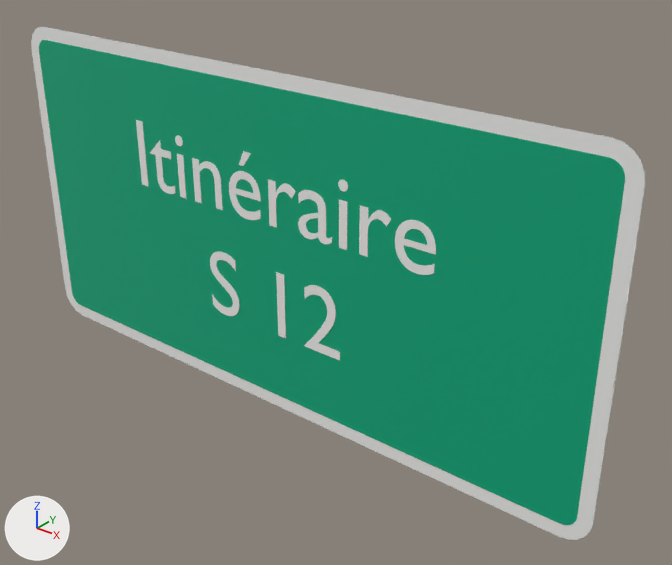
Before and after pictures for a commit that changed the glTF model panneaux/06_D_direction/D79b.glb.
The view is the same before and after, from a 50 mm camera at (0.802, -0.861, 0.521) aimed at (0.081, 0.04, -0.038). Arrows for +X, +Y and +Z are at lower left; the lights stay in place. The first picture is the older version. Where no turn or scale is listed for an object, it has been applied to the vertices. Vertices at exactly the same position are counted once.

Names of what the first picture shows: 'D79b_cadre00', 'D79b_fond01', 'D79b_txt02', 'D79b_txt03' and 1 more.
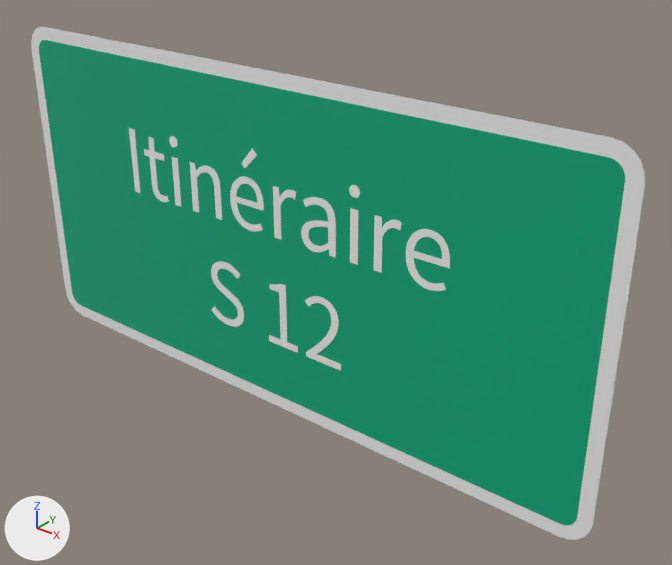
The change, as a diff of the scene's bpy script:
```diff
--- a/panneaux/06_D_direction/D79b.glb.py
+++ b/panneaux/06_D_direction/D79b.glb.py
@@ me_t_168 @@
 # used by ob_d79b_txt02; location = (0.0, -0.002, 0.083)
-me_t_168.from_pydata(...)  # 1418 vertices, 2796 faces; spans x -0.26..0.266, y 0.0, z -0.045..0.056
+me_t_168.from_pydata(...)  # 1374 vertices, 2708 faces; spans x -0.278..0.286, y 0.0, z -0.061..0.059
+# me_t_168 part 1: a new loose piece, a box spanning x 0.13827..0.15082, y -0.0002..0.0002, z -0.05948..0.0146, in mat_blanc_retro (white #f3f3f1)
+# me_t_168 part 2: the loose piece of 96 vertices spanning x 0.119..0.135, y 0.0, z 0.034..0.05 is turned 90 degrees about the y axis through its middle and scaled by 1.07, then moved by (0.018, 0.0, -0.004)
+# me_t_168 part 3: a new loose piece, a box spanning x -0.18779..-0.17524, y -0.0002..0.0002, z -0.05948..0.0146, in mat_blanc_retro (white #f3f3f1)
+# me_t_168 part 4: a new loose piece, a box spanning x -0.27797..-0.26542, y -0.0002..0.0002, z -0.05948..0.04052, in mat_blanc_retro (white #f3f3f1)
+# me_t_168 part 5: the loose piece of 198 vertices spanning x -0.074..-0.015, y 0.0, z -0.045..0.023 is rebuilt with 222 vertices and now spans x -0.073..-0.01, y 0.0, z -0.061..0.017
+# me_t_168 part 6: the loose piece of 116 vertices spanning x -0.234..-0.186, y 0.0, z -0.045..0.035 is rebuilt with 120 vertices and now spans x -0.248..-0.202, y 0.0, z -0.061..0.035
+# me_t_168 part 7: the loose piece of 114 vertices spanning x -0.145..-0.089, y 0.0, z -0.044..0.023 is rebuilt with 114 vertices and now spans x -0.15..-0.091, y 0.0, z -0.059..0.017
+# me_t_168 part 8: the loose piece of 110 vertices spanning x 0.153..0.201, y 0.0, z -0.044..0.023 is rebuilt with 110 vertices and now spans x 0.176..0.216, y 0.0, z -0.059..0.017
+# me_t_168 part 9: the loose piece of 8 vertices spanning x -0.053..-0.029, y 0.0, z 0.03..0.052 is rebuilt with 8 vertices and now spans x -0.048..-0.018, y 0.0, z 0.028..0.059
+# me_t_168 part 10: the loose piece of 8 vertices spanning x -0.26..-0.246, y 0.0, z -0.044..0.056 is deleted
+# me_t_168 part 11: the loose piece of 8 vertices spanning x -0.176..-0.163, y 0.0, z -0.044..0.022 is deleted
+# me_t_168 part 12: the loose piece of 8 vertices spanning x 0.12..0.133, y 0.0, z -0.044..0.022 is deleted
+# me_t_168 part 13: 1 vertex moved within x 0.04, y 0.0, z 0.005; 450 vertices removed from x 0.0..0.108, y 0.0, z -0.045..0.023; 354 vertices added at x 0.009..0.115, y 0.0, z -0.061..0.017
+# me_t_168 part 14: 194 vertices removed from x 0.207..0.266, y 0.0, z -0.045..0.023; 218 vertices added at x 0.223..0.286, y 0.0, z -0.061..0.016
+# me_t_168 part 15: 94 vertices removed from x -0.177..-0.162, y 0.0, z 0.034..0.05; 94 vertices added at x -0.19..-0.173, y 0.0, z 0.03..0.046
 me_t_168.materials.append(mat_blanc_retro)
@@ me_t_169 @@
 # used by ob_d79b_txt03; location = (0.0, -0.003, -0.083)
-me_t_169.from_pydata(...)  # 430 vertices, 848 faces; spans x -0.121..0.122, y 0.0, z -0.045..0.057
+me_t_169.from_pydata(...)  # 518 vertices, 1024 faces; spans x -0.125..0.125, y 0.0, z -0.061..0.042
+# me_t_169 part 16: a new loose piece of 44 vertices spanning x -0.008..0.047, y 0.0, z -0.059..0.041, in mat_blanc_retro (white #f3f3f1)
+# me_t_169 part 17: 242 vertices removed from x -0.121..-0.065, y 0.0, z -0.045..0.057; 294 vertices added at x -0.125..-0.056, y 0.0, z -0.061..0.042
+# me_t_169 part 18: 184 vertices removed from x 0.01..0.122, y 0.0, z -0.044..0.057; 176 vertices added at x 0.061..0.125, y 0.0, z -0.059..0.042
 me_t_169.materials.append(mat_blanc_retro)
```

Pixel boxes (x1, y1, x2, y2) of what changed, in the pictures (672 x 565 px; the box of a moved part takes in the faces that stretch with it):
'D79b_txt02', reshaped (7% wider): before (136, 120, 436, 275); after (129, 128, 450, 291)
'D79b_txt03', reshaped: before (210, 251, 340, 361); after (211, 261, 341, 371)
part 1 of me_t_168, added: after (350, 208, 358, 265)
part 2 of me_t_168, moved or reshaped: before (338, 179, 348, 192); after (349, 185, 360, 198)
part 3 of me_t_168, added: after (172, 157, 181, 207)
part 4 of me_t_168, added: after (129, 128, 141, 193)
part 5 of me_t_168, rebuilt (6% wider, 14% taller): before (229, 171, 261, 220); after (230, 176, 264, 232)
part 6 of me_t_168, rebuilt (20% taller): before (150, 140, 176, 194); after (144, 137, 169, 202)
part 7 of me_t_168, rebuilt (11% taller): before (192, 158, 223, 210); after (190, 162, 222, 220)
part 8 of me_t_168, rebuilt (9% narrower, 11% taller): before (359, 205, 391, 257); after (373, 215, 402, 273)
part 9 of me_t_168, rebuilt (31% wider, 31% taller): before (239, 151, 251, 166); after (241, 148, 257, 168)
part 10 of me_t_168, deleted: before (136, 120, 148, 186)
part 11 of me_t_168, deleted: before (177, 154, 186, 198)
part 12 of me_t_168, deleted: before (339, 200, 347, 250)
part 13 of me_t_168, moved or reshaped: before (268, 179, 332, 244); after (273, 186, 336, 258)
part 14 of me_t_168, moved or reshaped: before (395, 220, 436, 275); after (406, 229, 450, 291)
part 15 of me_t_168, moved or reshaped: before (175, 135, 183, 146); after (169, 136, 178, 147)
part 16 of me_t_169, added: after (269, 284, 298, 353)
part 17 of me_t_169, moved or reshaped: before (210, 251, 240, 316); after (211, 261, 244, 327)
part 18 of me_t_169, moved or reshaped: before (276, 272, 340, 361); after (305, 296, 341, 371)
